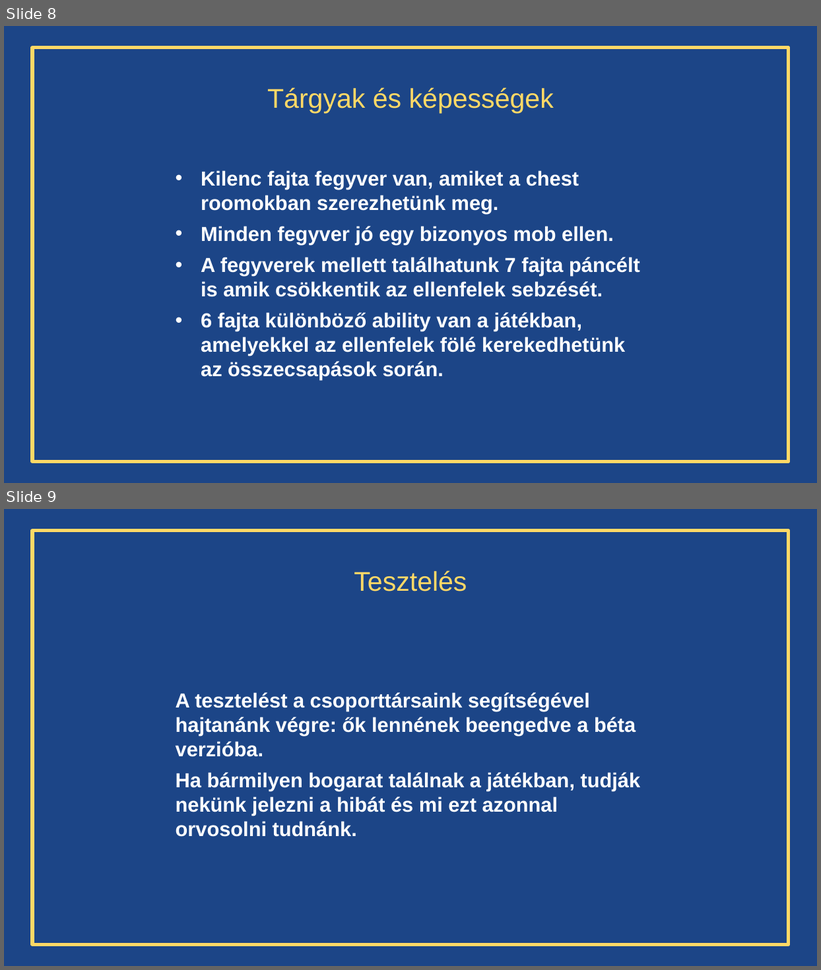
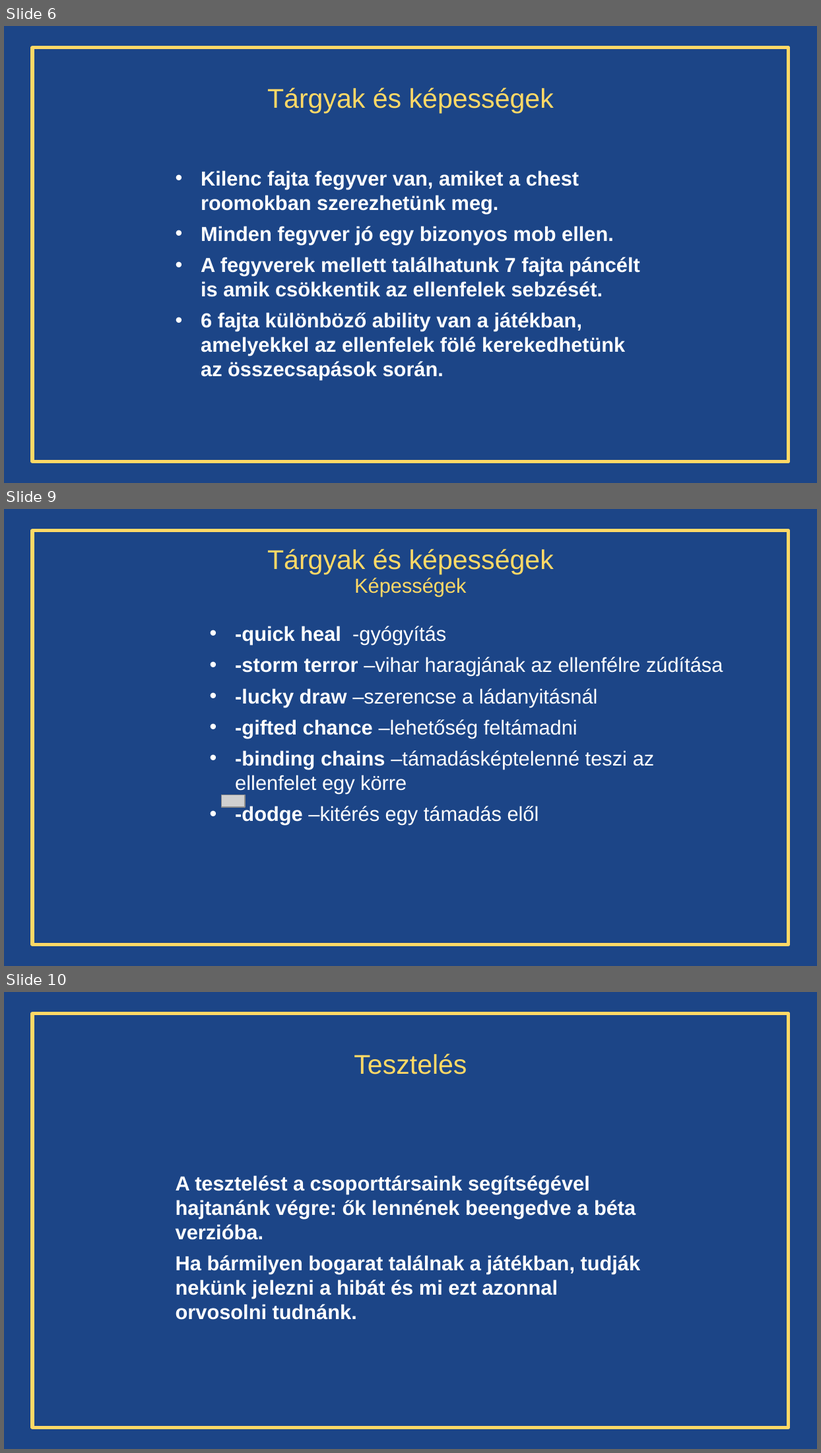
Before and after one commit to Bredacs-Goran/11_SZFT4_Bredacs-Goran_Eperjesi-P-ter_Moharos-Dori-n_Projekt1, a slide deck: ikt_jatek.pptx. Shown one above the other, each under a label of ours: slides 8 and 9 before the commit, slides 6, 9 and 10 after it; the slides between them are not shown. The pictures are 821x970 and 821x1453 pixels, drawn with LibreOffice and Linux fonts; fonts in the diff are those of the drawing; grey boxes stand for pictures. Boxes give left, top, right and bottom in pixels: in the first picture for what was removed or moved away, otherwise in the second. Text is boxed around its words. In the diff, an @@ line names an element or a change of style, - is before the commit and + after.

```diff
--- a/ikt_jatek.pptx
+++ b/ikt_jatek.pptx
@@ slide 9 added at <box>4,509,817,966</box>, background #1C4587; not listed: 1 template element that a slide beside it also shows @@
@@ title added at <box>267,549,554,596</box>, 24 pt, text #FFD966 @@
+Tárgyak és képességek
+Képességek
@@ text added at <box>235,626,723,825</box>, 18 pt, text #FFFFFF @@
+• -quick heal -gyógyítás
+• -storm terror –vihar haragjának az ellenfélre zúdítása
+• -lucky draw –szerencse a ládanyitásnál
+• -gifted chance –lehetőség feltámadni
+• -binding chains –támadásképtelenné teszi az ellenfelet egy körre
+• -dodge –kitérés egy támadás elől
@@ picture added at <box>222,795,246,807</box> @@
@@ what was slide 8 is now slide 6 @@
@@ what was slide 9 is now slide 10 @@
```
Also in this commit, not shown: 2 slides changed, 1 other slide added.
